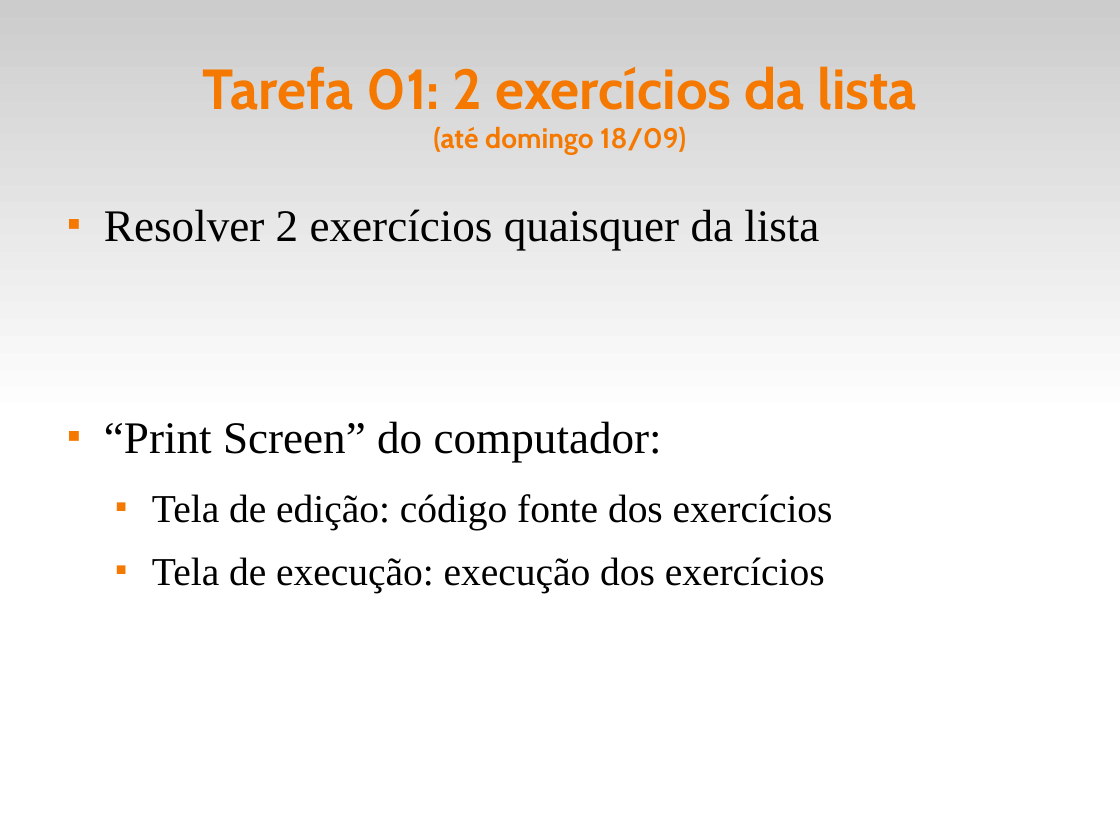
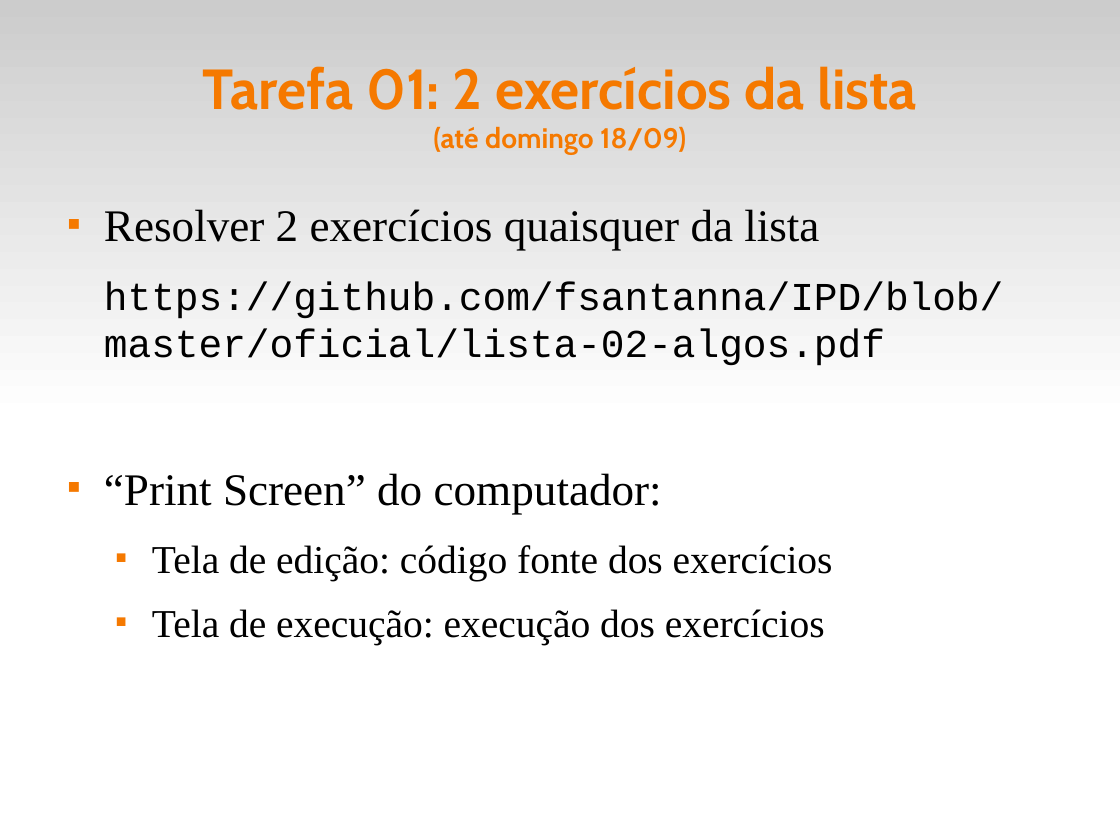
Before and after one commit to fsantanna-uerj/IPD, a slide deck: slide 7 of slides/ipd-00.odp. Drawn at 1120x840 pixels with LibreOffice and Linux fonts; fonts in the diff are those of the drawing. Boxes give left, top, right and bottom in pixels: in the first picture for what was removed or moved away, otherwise in the second. Text is boxed around its words. In the diff, an @@ line names an element or a change of style, - is before the commit and + after.

```diff
--- a/slides/ipd-00.odp
+++ b/slides/ipd-00.odp
@@ text at box(104, 281, 1003, 366): paragraph added @@
+https://github.com/fsantanna/IPD/blob/master/oficial/lista-02-algos.pdf
```
Also in this commit, not shown: 3 other files.
